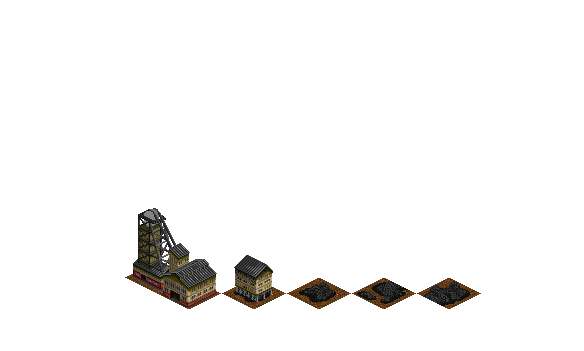
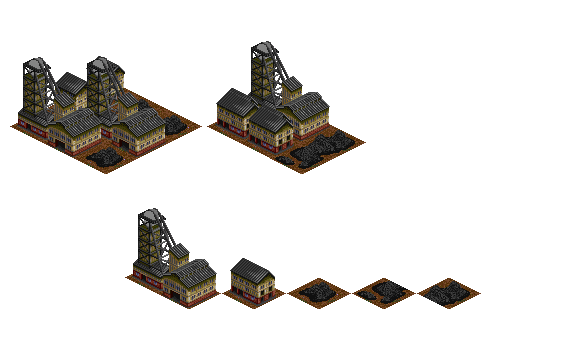
Revision of a layered 584 × 351 image; what changed, layer by layer:
added layer "Layer 10" above "test comp" over [215,91,294,155]
added layer "test comp" above "winding house" over [10,41,366,174]
painted on "wash screen" over [229,255,276,306]
painted on "ground tile copy 2" over [233,282,273,304]
hid "Layer 9" over [10,41,366,306]
hid "Background", painted on it over [10,41,366,306]
